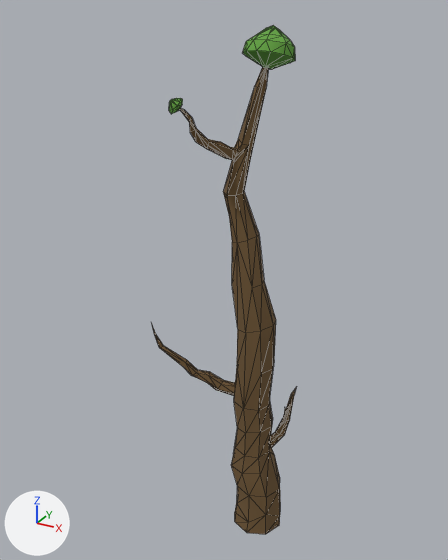
Renders of the glTF model Tree/TreeModelC.gltf from each side of a commit.
Camera for both pictures: a 50 mm camera at (-2573.1, 3933.8, 208.7) aimed at (-2683.5, 4134.5, 108.4). Every picture has the same lights, and +X, +Y and +Z are marked at lower left. Mesh edges are drawn as thin lines.
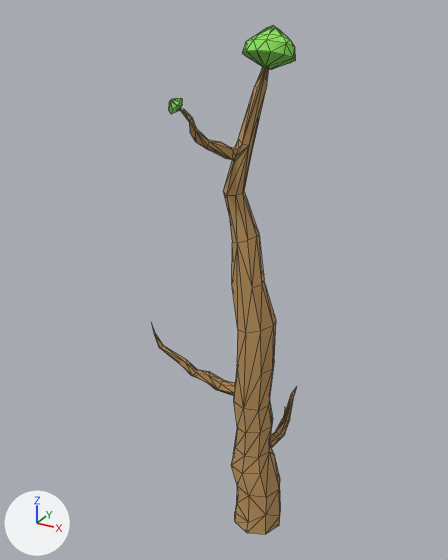
Edits to the bpy script that builds the scene:
```text
Change mat_boom:
    mat_boom.base_color: (0.155, 0.0899, 0.0327) -> (0.498, 0.29, 0.106)  # brown #6e5533 -> orange #bb935c
Change mat_material__45:
    mat_material__45.base_color: (0.123, 0.364, 0.049) -> (0.266, 0.788, 0.106)  # green #62a33f -> green #8de65c
```

Boxes [x1, y1, x2, y2] around the edits, measured in the pictures (448 x 560 px):
'Cone001', recoloured: [154, 25, 296, 534] in both
